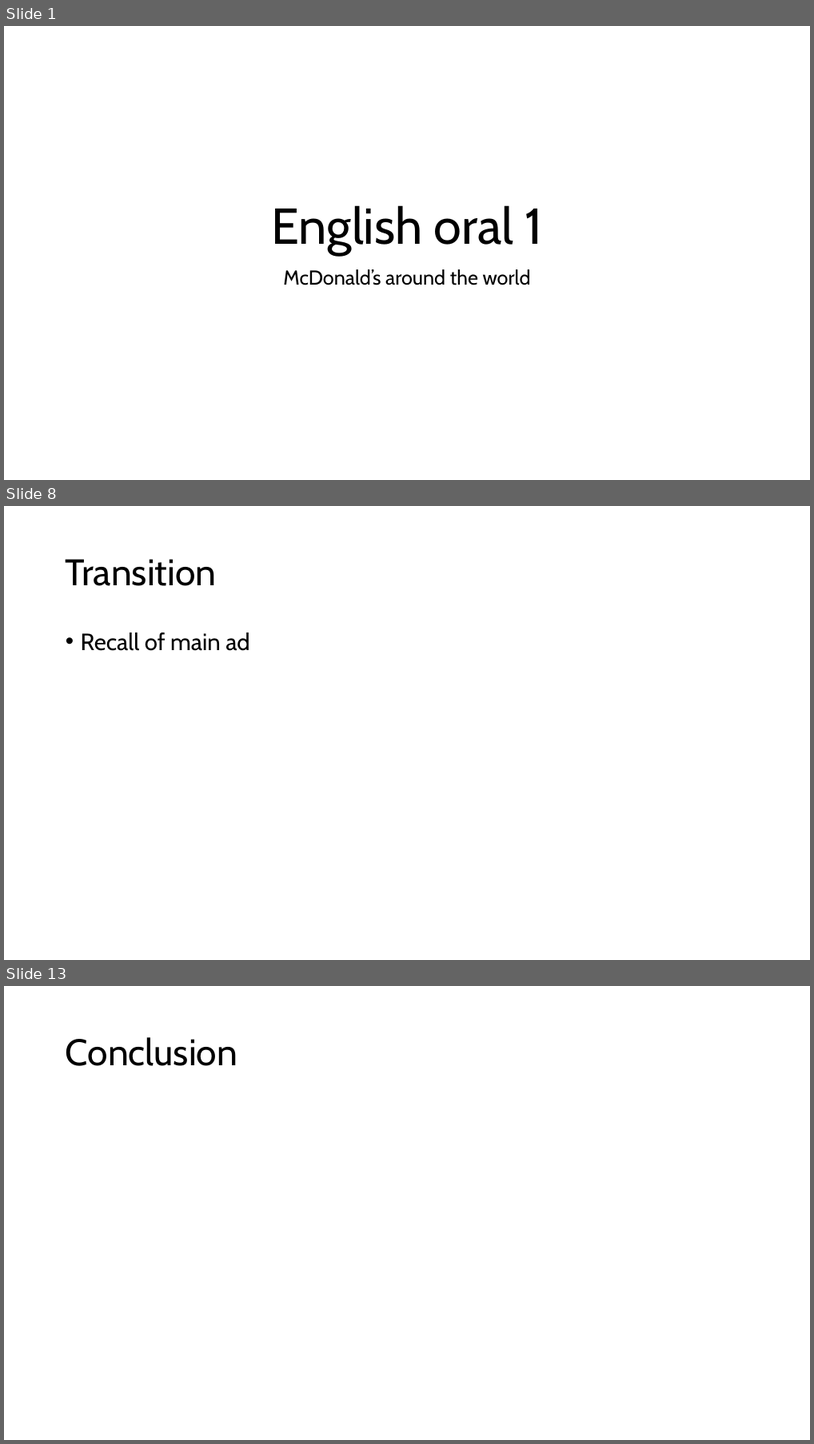
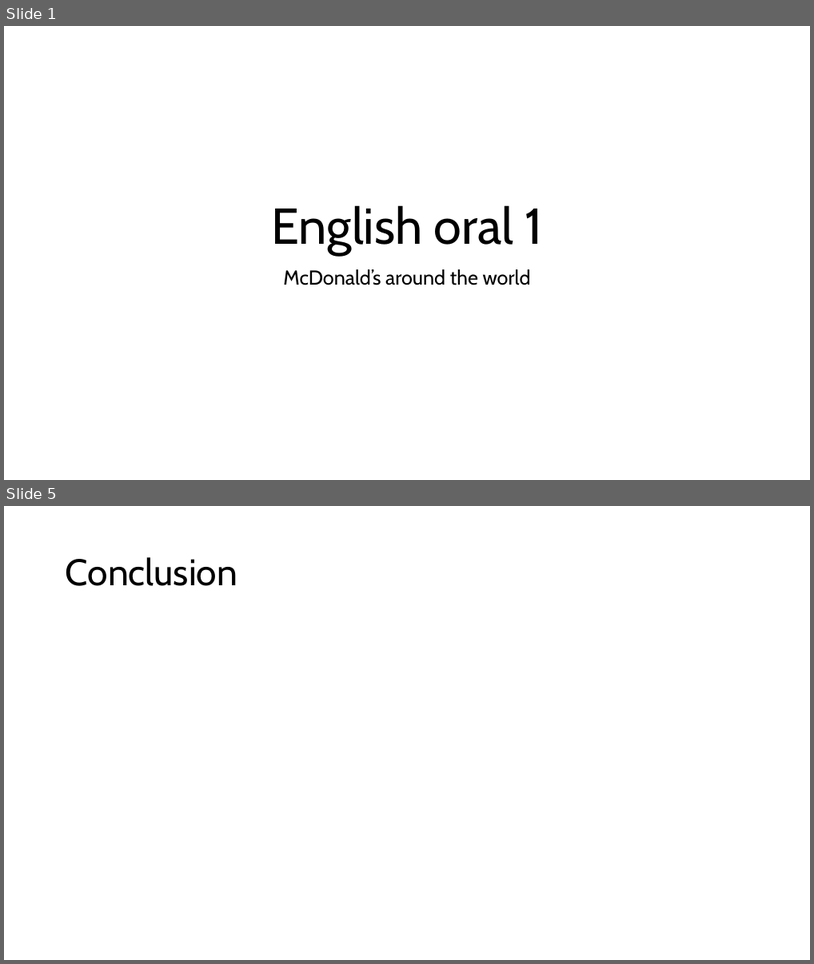
Before and after one commit to Scortail/AnglaisAd, a slide deck: slides.pptx. Shown one above the other, each under a label of ours: slides 1, 8 and 13 before the commit, slides 1 and 5 after it; the slides between them are not shown. The pictures are 814x1444 and 814x964 pixels, drawn with LibreOffice and Linux fonts; fonts in the diff are those of the drawing. Boxes give left, top, right and bottom in pixels: in the first picture for what was removed or moved away, otherwise in the second. Text is boxed around its words. In the diff, an @@ line names an element or a change of style, - is before the commit and + after.

```diff
--- a/slides.pptx
+++ b/slides.pptx
@@ slide 8 removed at <box>4,506,810,960</box>, background #FFFFFF @@
@@ title removed at <box>66,559,217,586</box> @@
-Transition
@@ text removed at <box>81,632,250,651</box> @@
-• Recall of main ad
@@ what was slide 13 is now slide 5 @@
```
Also in this commit, not shown: 3 slides changed, 7 other slides removed, 1 other file.
